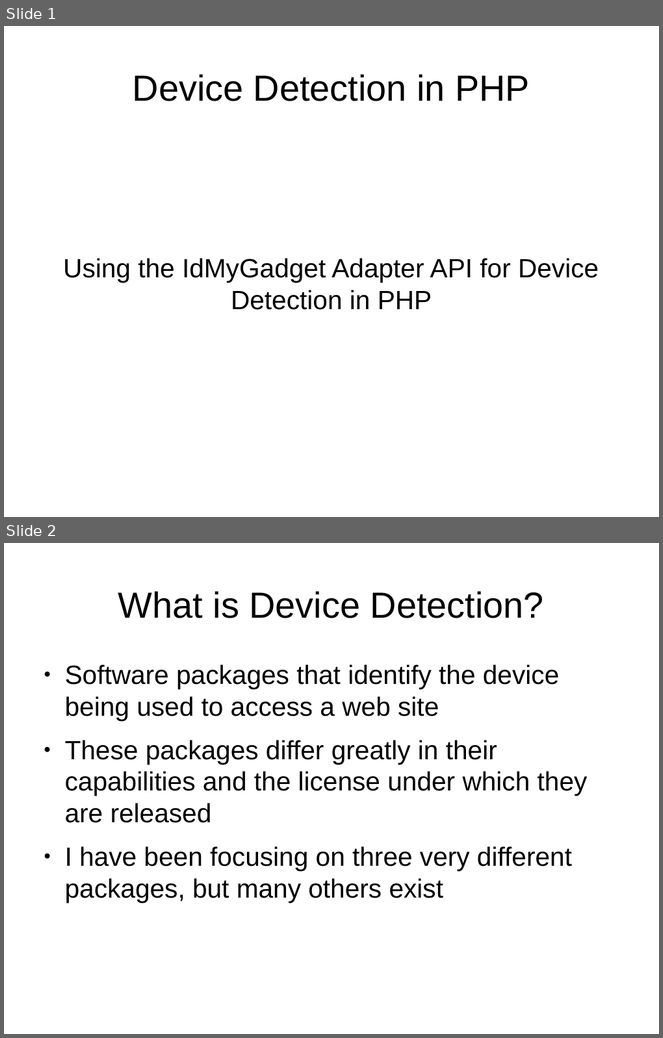
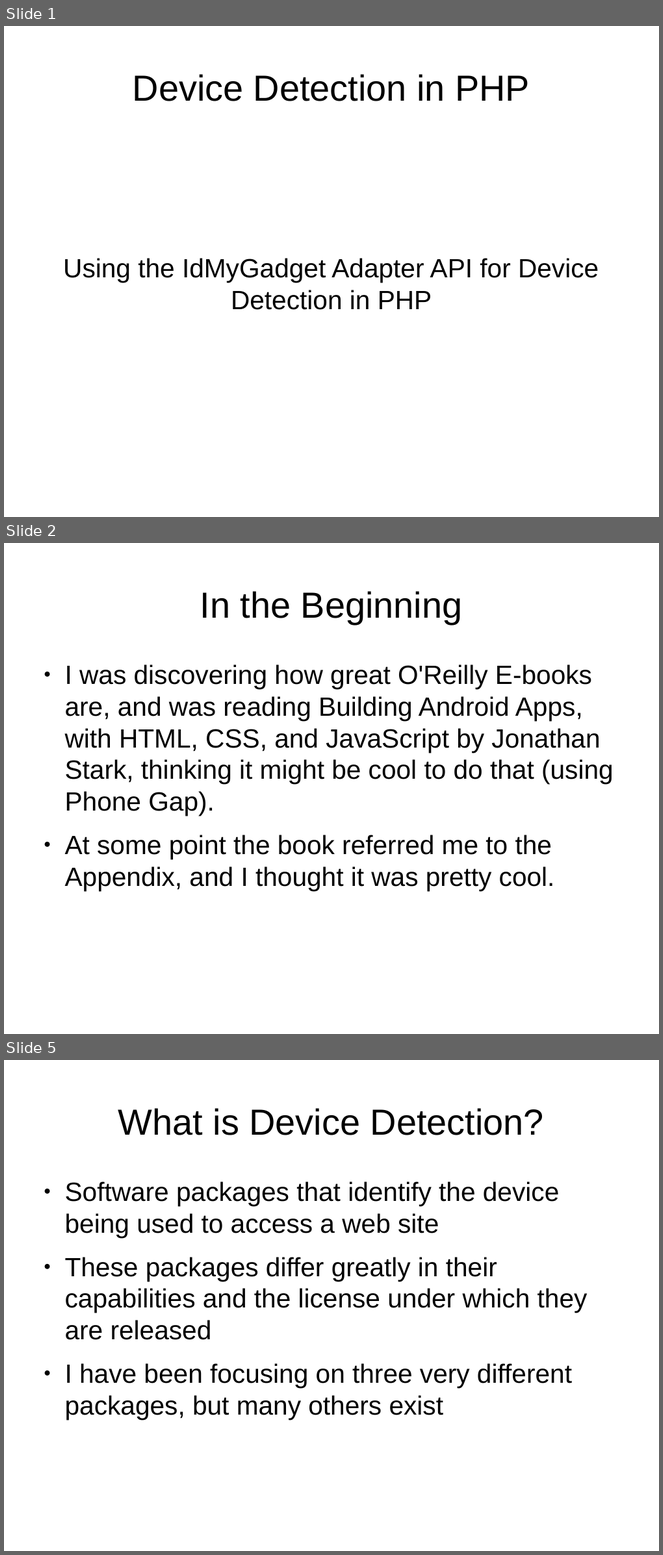
Before and after one commit to tomwhartung/jmws_accoutrements, a slide deck: presentations/2015_08-FRPUG/Device_Detection_PHP.odp. Shown one above the other, each under a label of ours: slides 1 and 2 before the commit, slides 1, 2 and 5 after it; the slides between them are not shown. The pictures are 663x1038 and 663x1555 pixels, drawn with LibreOffice and Linux fonts; fonts in the diff are those of the drawing. Boxes give left, top, right and bottom in pixels: in the first picture for what was removed or moved away, otherwise in the second. Text is boxed around its words. In the diff, an @@ line names an element or a change of style, - is before the commit and + after.

Commit message:
Added a few more slides, notably one called "In the Beginning."

```diff
--- a/presentations/2015_08-FRPUG/Device_Detection_PHP.odp
+++ b/presentations/2015_08-FRPUG/Device_Detection_PHP.odp
@@ slide 2 added at <box>4,543,659,1034</box>, background #FFFFFF @@
@@ title added at <box>200,591,462,624</box>, 44 pt, text #000000 @@
+In the Beginning
@@ text added at <box>65,665,614,891</box>, 32 pt, text #000000 @@
+● I was discovering how great O'Reilly E-books are, and was reading Building Android Apps, with HTML, CSS, and JavaScript by Jonathan Stark, thinking it might be cool to do that (using Phone Gap).
+● At some point the book referred me to the Appendix, and I thought it was pretty cool.
@@ what was slide 2 is now slide 5 @@
```
Also in this commit, not shown: 1 slide changed, 2 other slides added.
